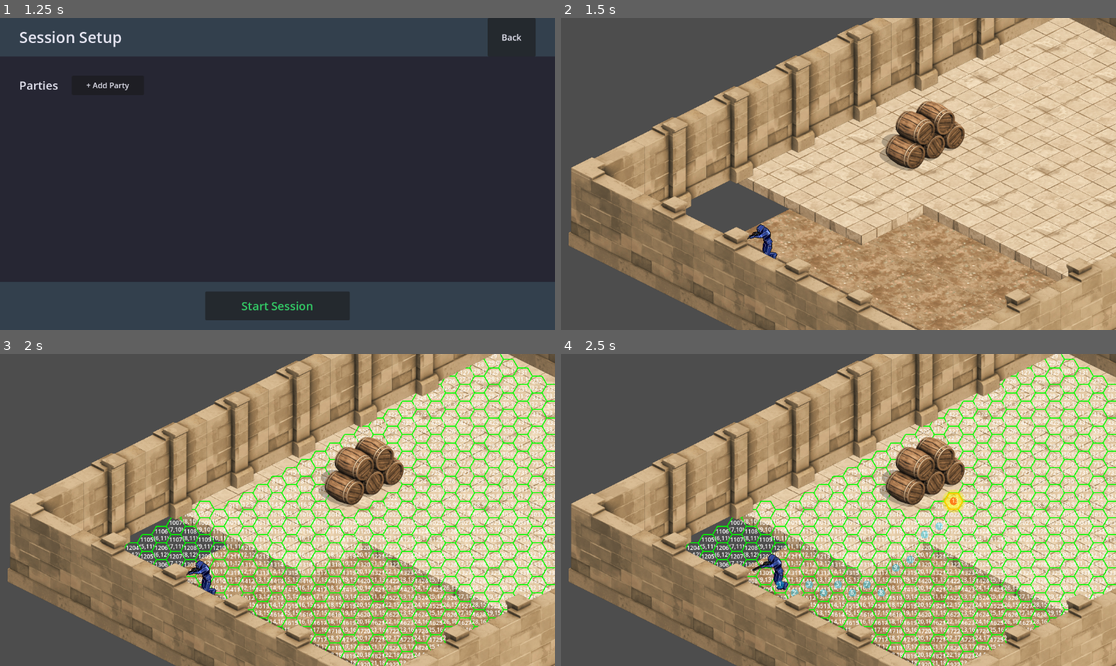
Above: before the commit, frames 1-4 (two rows, left to right).
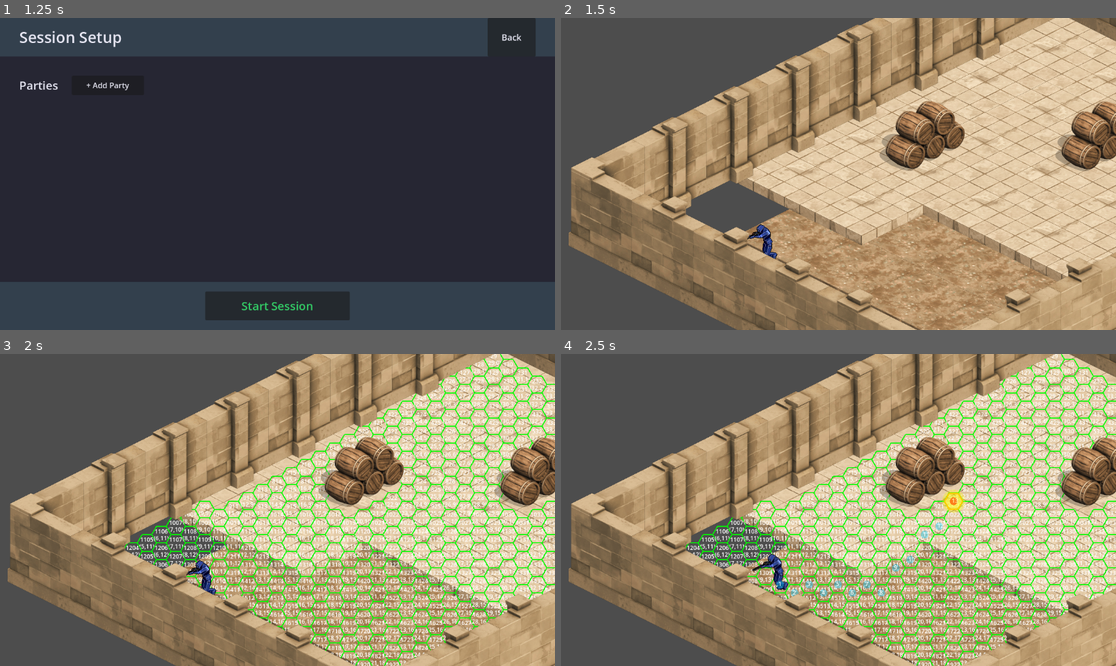
Above: after the commit, the same moments.

Repository: iolmstead23/robots-zombies-ghosts
Game: Godot game, scene res://Controllers/SessionController/UI/MainMenu.tscn
Same seed, same stepped clock (60 frames per second), same inputs: the game is played once before the commit and once after it.
Inputs (mouse positions are in pixels of both pictures, inside the frame that each line leads up to):
- Up to frame 1 (1.25 s): click "New Session" at 0.5 s
- Up to frame 2 (1.5 s): click "Start Session" at 1.25 s
- Up to frame 3 (2 s): no input
- Up to frame 4 (2.5 s): tap Enter (ui_accept) at 2, 2.27 s; move the mouse to (960, 494) at 2.02 s; tap R at 2.1 s; click (960, 494) at 2.17 s

Frame 1 is identical in both runs. In frame 2, 1.7% of the frame differs, in the area x 89-100%, y 26-49%; in frame 3, 1.8%, in the area x 89-100%, y 26-53%; in frame 4, 1.8%.

Commit message:
finish Hex Grid sprint

Diff:
--- a/main.tscn
+++ b/main.tscn
@@ -4,10 +4,10 @@
 [ext_resource type="Script" uid="uid://de0cnd67yj7gq" path="res://main.gd" id="1_4c57u"]
 [ext_resource type="PackedScene" uid="uid://c0ajtsn61q85p" path="res://Environment/Terrain/Dirt/dirt.tscn" id="2_h2yge"]
 [ext_resource type="PackedScene" uid="uid://bhvhc1f11qh4e" path="res://Environment/Terrain/Stone/stone.tscn" id="3_1bvp3"]
-[ext_resource type="PackedScene" uid="uid://bmdgbb7lsxnxm" path="res://Environment/Dungeon Objects/Breakable/barrels.tscn" id="4_1bvp3"]
 [ext_resource type="Texture2D" uid="uid://c2d6dmjrnq6ls" path="res://Environment/Terrain/Dirt/dirt_floor.png" id="4_kek77"]
 [ext_resource type="Texture2D" uid="uid://dq3cucr1dt6m3" path="res://Environment/Walls/Stone/stone_wall.png" id="5_lquwl"]
-[ext_resource type="Script" uid="uid://1qwsahkorec1" path="res://Controllers/SessionController/Core/session_controller.gd" id="7_272bh"]
+[ext_resource type="Texture2D" uid="uid://ip7dwcpdpdgy" path="res://Environment/Dungeon Objects/Breakable/barrelsStacked_W.png" id="7_5vw27"]
+[ext_resource type="Script" uid="uid://8xlw2qfjncsq" path="res://Controllers/SessionController/Core/session_controller.gd" id="7_272bh"]
 
 [sub_resource type="TileSetAtlasSource" id="TileSetAtlasSource_4c57u"]
 texture = ExtResource("4_kek77")
@@ -22,8 +22,8 @@
 sources/0 = SubResource("TileSetAtlasSource_4c57u")
 
 [sub_resource type="NavigationPolygon" id="NavigationPolygon_lquwl"]
-vertices = PackedVector2Array(607.03906, -498.78906, 1229.8672, -187.85938, 342.14063, 268.6797, 415.28125, -250.79688, 503.1172, -445.64844, 399.25, -221.40625, 381.0703, -369.3828, 396.40625, -288.53906, 308.4922, -177.09375, 278.22656, -175.92188, -250.25781, -54.789063, -200.50781, -85.859375, 245.03906, -189.4375, 349.75, -292.1328, 253.07031, -305.3828, 362.40625, -373.70313, 374.15625, -379.71094, 233.95313, -221.32813, -130.92969, -113.38281, -59.773438, -157.82813, -7.671875, -184.47656, -2.9375, -177.36719, -134.9375, -119.390625, 80.92969, -229.78125, 125.07031, -241.38281, 119.60156, -249.5625, 260.5078, -262.3828, 221.67188, -301.7422, 246.88281, -314.6328)
-polygons = Array[PackedInt32Array]([PackedInt32Array(0, 1, 2, 3, 4), PackedInt32Array(5, 3, 2), PackedInt32Array(6, 4, 3, 7), PackedInt32Array(8, 5, 2), PackedInt32Array(9, 8, 2, 10, 11), PackedInt32Array(12, 9, 11), PackedInt32Array(6, 7, 13, 14, 15, 16), PackedInt32Array(17, 12, 11, 18), PackedInt32Array(19, 20, 21), PackedInt32Array(11, 22, 18), PackedInt32Array(17, 18, 19, 21), PackedInt32Array(17, 21, 23, 24), PackedInt32Array(23, 25, 24), PackedInt32Array(26, 17, 24, 27, 28, 14), PackedInt32Array(13, 26, 14)])
+vertices = PackedVector2Array(607.03906, -498.78906, 1229.8672, -187.85938, 789.1406, -262.4297, 762.96875, -292.52344, 720.3672, -297.1328, 342.14063, 268.6797, -250.25781, -54.789063, -200.50781, -85.859375, -130.92969, -113.38281, 381.0703, -369.3828, 503.1172, -445.64844, 617.35156, -254.25, 599.9297, -216.92188, 419.07813, -258.53125, 402.89844, -296.28125, 679.4297, -287.4297, 351.09375, -302.17188, 362.40625, -373.70313, 374.15625, -379.71094, -59.773438, -157.82813, -7.671875, -184.47656, -2.9375, -177.36719, -134.9375, -119.390625, 80.92969, -229.78125, 119.60156, -249.5625, 125.07031, -241.38281, 221.67188, -301.7422, 246.88281, -314.6328, 253.07031, -305.3828, 233.38281, -238.17188, 287.17188, -282.9922, 776.77344, -220.39063, 750.0625, -197.02344, 718.8125, -176.53906, 661.5703, -165.74219, 618.96875, -177.57031, 274.85938, -180, 321.5, -180, 238.79688, -196.17188, 399.39063, -221.60938)
+polygons = Array[PackedInt32Array]([PackedInt32Array(0, 1, 2, 3), PackedInt32Array(0, 3, 4), PackedInt32Array(5, 6, 7, 8), PackedInt32Array(9, 10, 11, 12, 13, 14), PackedInt32Array(0, 4, 15, 10), PackedInt32Array(10, 15, 11), PackedInt32Array(9, 14, 16, 17, 18), PackedInt32Array(19, 20, 21), PackedInt32Array(7, 22, 8), PackedInt32Array(5, 8, 19, 21), PackedInt32Array(5, 21, 23, 24, 25), PackedInt32Array(26, 27, 28, 29, 25), PackedInt32Array(28, 17, 16, 30), PackedInt32Array(28, 30, 29), PackedInt32Array(31, 2, 1), PackedInt32Array(31, 1, 5, 32), PackedInt32Array(33, 32, 5), PackedInt32Array(34, 33, 5), PackedInt32Array(35, 34, 5, 36, 37), PackedInt32Array(25, 29, 38), PackedInt32Array(5, 25, 38, 36), PackedInt32Array(35, 37, 39, 12), PackedInt32Array(12, 39, 13)])
 outlines = Array[PackedVector2Array]([PackedVector2Array(-277, -58, 342, 280, 1252, -188, 607, -510)])
 
 [sub_resource type="TileSetAtlasSource" id="TileSetAtlasSource_7mycd"]
@@ -1326,16 +1326,47 @@
 navigation_region = NodePath("../NavigationRegion2D")
 debug_mode = true
 robot = NodePath("../Robot Player")
-metadata/_custom_type_script = "uid://1qwsahkorec1"
 
 [node name="NavigationRegion2D" type="NavigationRegion2D" parent="."]
 y_sort_enabled = true
 navigation_polygon = SubResource("NavigationPolygon_lquwl")
 
-[node name="Barrels" parent="NavigationRegion2D" instance=ExtResource("4_1bvp3")]
+[node name="Barrels" type="StaticBody2D" parent="NavigationRegion2D"]
+y_sort_enabled = true
 position = Vector2(320, -400)
 
-[node name="NavigationObstacle2D" parent="NavigationRegion2D/Barrels" index="2"]
+[node name="CollisionShape2D" type="CollisionPolygon2D" parent="NavigationRegion2D/Barrels"]
+y_sort_enabled = true
+position = Vector2(4.9999914, 131)
+scale = Vector2(10.399999, 8.999999)
+polygon = PackedVector2Array(-0.5769234, 8.777779, -4.615385, 8.777779, -7.4038486, 7.333334, -7.7884636, 3.8888893, -3.1730785, -0.55555534, 2.5961552, -2.5555573, 6.8269253, -2, 7.980772, 1.1111107, 6.4423094, 4.4444447)
+
+[node name="Sprite2D" type="Sprite2D" parent="NavigationRegion2D/Barrels"]
+y_sort_enabled = true
+position = Vector2(8, 161)
+texture = ExtResource("7_5vw27")
+offset = Vector2(-4, -173)
+
+[node name="NavigationObstacle2D" type="NavigationObstacle2D" parent="NavigationRegion2D/Barrels"]
+y_sort_enabled = true
+
+[node name="Barrels2" type="StaticBody2D" parent="NavigationRegion2D"]
+y_sort_enabled = true
+position = Vector2(320, -400)
+
+[node name="CollisionShape2D" type="CollisionPolygon2D" parent="NavigationRegion2D/Barrels2"]
+y_sort_enabled = true
+position = Vector2(372, 138)
+scale = Vector2(10.399999, 8.999999)
+polygon = PackedVector2Array(2.2115402, 8.444445, -2.8846169, 9.555555, -6.346157, 8.444445, -7.7884636, 5, -6.4423103, 1.666666, -0.86538696, -1.7777786, 2.7884598, -2.7777786, 6.3461533, -2.333334, 8.269234, 0.22222137, 7.3076935, 4, 5, 6.333334)
+
+[node name="Sprite2D" type="Sprite2D" parent="NavigationRegion2D/Barrels2"]
+y_sort_enabled = true
+position = Vector2(373, 162)
+texture = ExtResource("7_5vw27")
+offset = Vector2(-4, -173)
+
+[node name="NavigationObstacle2D" type="NavigationObstacle2D" parent="NavigationRegion2D/Barrels2"]
 y_sort_enabled = true
 
 [node name="Walls" type="CanvasGroup" parent="NavigationRegion2D"]
@@ -1346,5 +1377,3 @@
 position = Vector2(0, 1)
 tile_map_data = PackedByteArray("AAABAPn/AAAFAAAAAAD///r/AAAFAAAAAAD9//v/AAAFAAAAAAD7//z/AAABAAAAAAD9//3/AAAGAAAAAAD/// …(304 unchanged characters)…
 tile_set = SubResource("TileSet_272bh")
-
-[editable path="NavigationRegion2D/Barrels"]
